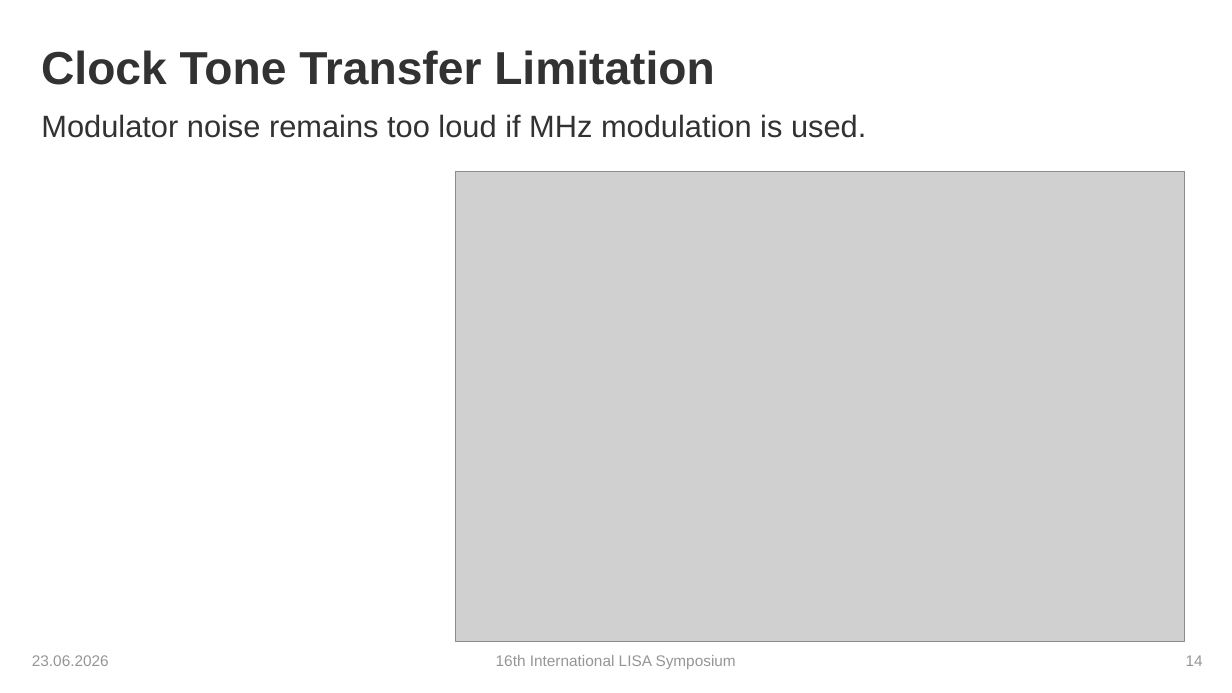
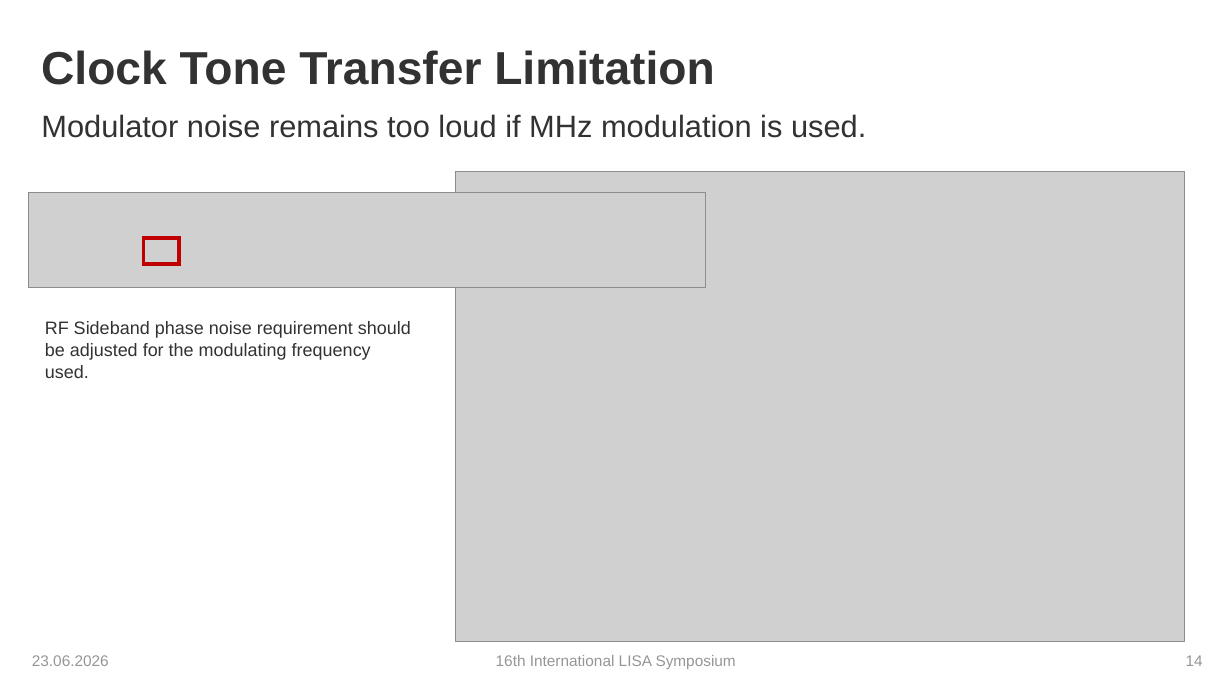
Before and after one commit to karinkruuse/Esitlused, a slide deck: slide 14 of Kruuse_Symposium_2026 - Copy 1.pptx. Drawn at 1232x693 pixels with LibreOffice and Linux fonts; fonts in the diff are those of the drawing; grey boxes stand for pictures; background and template pictures are left out. Boxes give left, top, right and bottom in pixels: in the first picture for what was removed or moved away, otherwise in the second. Text is boxed around its words. In the diff, an @@ line names an element or a change of style, - is before the commit and + after.

```diff
--- a/Kruuse_Symposium_2026 - Copy 1.pptx
+++ b/Kruuse_Symposium_2026 - Copy 1.pptx
@@ picture added at (28, 192, 705, 287) @@
@@ rectangle added at (143, 238, 178, 264), outline #C00000 3 pt @@
@@ text added at (45, 321, 411, 360), 14 pt, text #323232 @@
+RF Sideband phase noise requirement should be adjusted for the modulating frequency used.
```
Also in this commit, not shown: 5 other slides changed, 1 slide removed.
